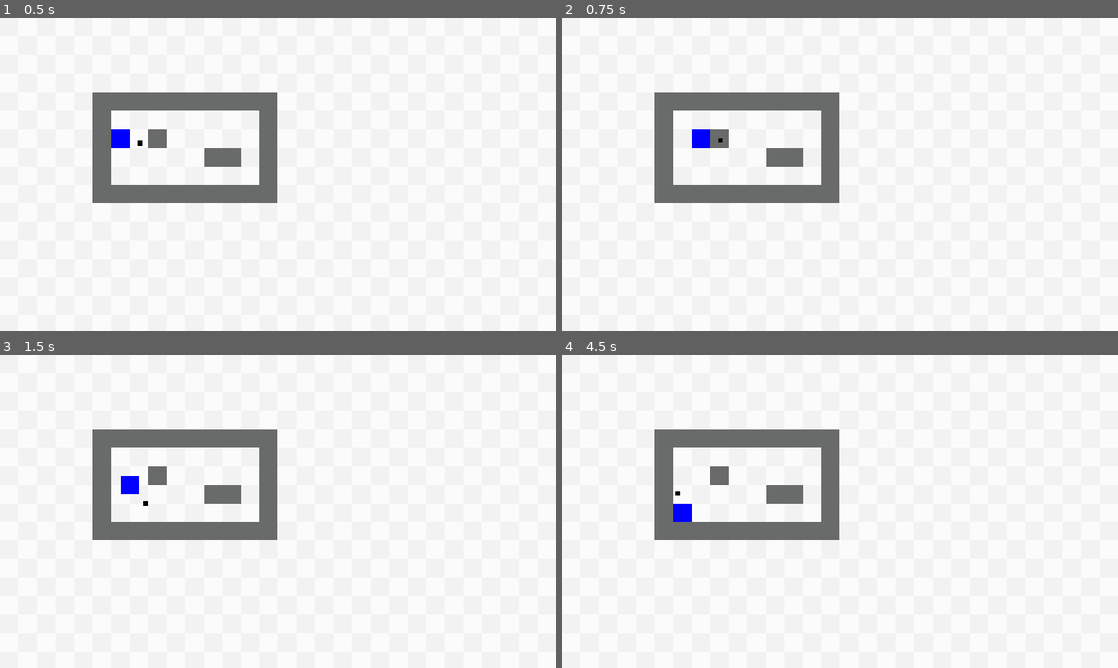
Above: before the commit, frames 1-4 (two rows, left to right).
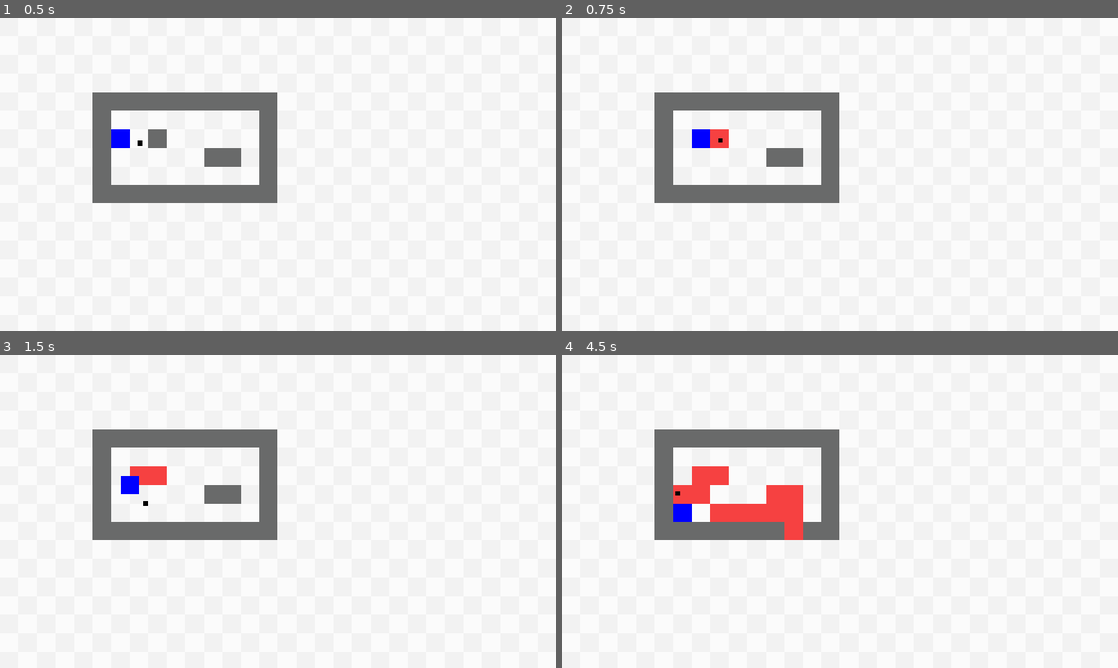
Above: after the commit, the same moments.

Repository: btoosey/Godot-Wild-Jam-99
Game: Godot game, scene res://scenes/main/main.tscn
Same seed, same stepped clock (60 frames per second), same inputs: the game is played once before the commit and once after it.
Inputs (mouse positions are in pixels of both pictures, inside the frame that each line leads up to):
- Up to frame 1 (0.5 s): no input
- Up to frame 2 (0.75 s): tap Enter at 0.5 s; move the mouse to (962, 158) at 0.52 s; press the mouse at (962, 158) at 0.53 s; hold D (player_right) from 0.53 s (still down)
- Up to frame 3 (1.5 s): tap Space at 1.25 s; move the mouse to (166, 527) at 1.27 s; release D (player_right) at 1.28 s; release the mouse at (166, 527) at 1.28 s; hold S (player_down) from 1.28 s (still down); tap Q (undo) at 1.35 s
- Up to frame 4 (4.5 s): click (728, 527) at 1.55 s; move the mouse to (895, 442) at 2.02 s; release S (player_down) at 2.03 s; press the mouse at (895, 442) at 2.03 s; hold D (player_right) 2.03-2.78 s; move the mouse to (812, 574) at 2.77 s; release the mouse at (812, 574) at 2.78 s; hold W (player_up) 2.78-3.53 s; click (812, 574) at 2.85 s; tap Enter at 3.5 s; move the mouse to (1006, 558) at 3.52 s; hold Q (undo) 3.53-4.28 s; hold A (player_left) from 3.53 s (still down); click (1006, 558) at 3.8 s; move the mouse to (673, 464) at 4.27 s; click (673, 464) at 4.35 s

Frame 1 is identical in both runs. In frame 2, 0.2% of the frame differs, in the area x 26-30%, y 35-42%; in frame 3, 0.4%; in frame 4, 2.3%, in the area x 20-44%, y 35-60%.

Commit message:
ADD: player can paint onto the paint tilemaplayer

Diff:
--- a/project.godot
+++ b/project.godot
@@ -76,6 +76,11 @@
 "events": [Object(InputEventKey,"resource_local_to_scene":false,"resource_name":"","device":-1,"window_id":0,"alt_press …(192 unchanged characters)…
 ]
 }
+paint={
+"deadzone": 0.2,
+"events": [Object(InputEventMouseButton,"resource_local_to_scene":false,"resource_name":"","device":-1,"window_id":0,"alt_pressed":false,"shift_pressed":false,"ctrl_pressed":false,"meta_pressed":false,"button_mask":1,"position":Vector2(216, 13),"global_position":Vector2(225, 61),"factor":1.0,"button_index":1,"canceled":false,"pressed":true,"double_click":false,"script":null)
+]
+}
 
 [physics]
 
--- a/scenes/main/main.tscn
+++ b/scenes/main/main.tscn
@@ -7,6 +7,7 @@
 [ext_resource type="Texture2D" uid="uid://cxj6v60nvfgg8" path="res://assets/tilemaps/walls/wall.png" id="3_b1x3f"]
 [ext_resource type="PackedScene" uid="uid://clr7o1uy75b3p" path="res://scenes/player/player.tscn" id="3_yyfjg"]
 [ext_resource type="Script" uid="uid://ss022f3gt6p5" path="res://scripts/state_machines/game_state_machine/game_states/play_state.gd" id="4_6q06x"]
+[ext_resource type="Texture2D" uid="uid://ckdspsqjtskfp" path="res://assets/tilemaps/paint/paint.png" id="4_blune"]
 [ext_resource type="Script" uid="uid://b2j0u8g8idf04" path="res://scripts/ui/pause_menu/pause_menu.gd" id="6_ow5a4"]
 [ext_resource type="Texture2D" uid="uid://dvabdun4d0cbo" path="res://assets/tilemaps/ground/ground.png" id="7_hujxm"]
 [ext_resource type="Script" uid="uid://eau5olradqj8" path="res://scripts/components/level_log/level_log.gd" id="10_a8run"]
@@ -34,6 +35,15 @@
 custom_data_layer_0/type = 1
 sources/1 = SubResource("TileSetAtlasSource_a8run")
 
+[sub_resource type="TileSetAtlasSource" id="TileSetAtlasSource_th5th"]
+texture = ExtResource("4_blune")
+texture_region_size = Vector2i(32, 32)
+0:0/0 = 0
+
+[sub_resource type="TileSet" id="TileSet_ypy33"]
+tile_size = Vector2i(32, 32)
+sources/0 = SubResource("TileSetAtlasSource_th5th")
+
 [sub_resource type="Gradient" id="Gradient_ecg72"]
 colors = PackedColorArray(0.6127906, 0.4126015, 0.42459592, 1, 0.3760335, 0.4925661, 0.7094867, 1)
 
@@ -57,12 +67,22 @@
 tile_set = SubResource("TileSet_lynmg")
 metadata/_edit_lock_ = true
 
+[node name="Paint" type="TileMapLayer" parent="Tilemaps" unique_id=117412416]
+tile_set = SubResource("TileSet_ypy33")
+metadata/_edit_lock_ = true
+
 [node name="Player" parent="." unique_id=1106888986 instance=ExtResource("3_yyfjg")]
 position = Vector2(208, 208)
 
 [node name="GridMover" parent="Player" index="2" unique_id=1246385282 node_paths=PackedStringArray("ground", "walls")]
 ground = NodePath("../../Tilemaps/Ground")
 walls = NodePath("../../Tilemaps/Walls")
+
+[node name="Paintbrush" parent="." unique_id=677155198 node_paths=PackedStringArray("player") instance=ExtResource("11_ouso4")]
+player = NodePath("../Player")
+
+[node name="OrbiterComponent" parent="Paintbrush" index="1" unique_id=1447300622 node_paths=PackedStringArray("player")]
+player = NodePath("../../Player")
 
 [node name="GameStateMachine" type="Node" parent="." unique_id=1331143807 node_paths=PackedStringArray("initial_state")]
 script = ExtResource("1_hyk8p")
@@ -216,12 +236,6 @@
 [node name="LevelLog" type="Node" parent="." unique_id=654758267]
 script = ExtResource("10_a8run")
 
-[node name="Paintbrush" parent="." unique_id=677155198 instance=ExtResource("11_ouso4")]
-
-[node name="OrbiterComponent" parent="Paintbrush" index="1" unique_id=1447300622 node_paths=PackedStringArray("player")]
-player = NodePath("../../Player")
-orbit_distance = null
-
 [connection signal="pressed" from="MainMenu/MainMenuButtons/StartGame" to="MainMenu" method="_on_start_game_pressed"]
 [connection signal="pressed" from="PauseMenu/VBoxContainer/ResumeButton" to="PauseMenu" method="_on_resume_button_pressed"]
 [connection signal="value_changed" from="PauseMenu/VBoxContainer/AudioSliders/MasterSlider/MasterSlider" to="PauseMenu" method="_on_master_slider_value_changed"]
--- a/scenes/paintbrush/paintbrush.gd
+++ b/scenes/paintbrush/paintbrush.gd
@@ -1 +1,43 @@
 class_name Paintbrush extends Node2D
+
+@export var player: Player
+
+@onready var walls: TileMapLayer = $"../Tilemaps/Walls"
+@onready var paint: TileMapLayer = $"../Tilemaps/Paint"
+
+var current_cell: Vector2i = Vector2i.ZERO
+var paint_button_held: bool = false
+
+func _process(_delta: float) -> void:
+	var hovered_cell: Vector2i = paint.local_to_map(paint.to_local(global_position))
+
+	if hovered_cell == current_cell:
+		return
+	else:
+		current_cell = hovered_cell
+		try_paint()
+
+
+func _input(event: InputEvent) -> void:
+	if event.is_action_pressed("paint"):
+		paint_button_held = true
+		try_paint()
+
+	if event.is_action_released("paint"):
+		paint_button_held = false
+
+
+func try_paint() -> void:
+	if not paint_button_held:
+		return
+
+	if can_paint(current_cell):
+		paint.set_cell(current_cell, 0, Vector2i.ZERO)
+		print("painted: ", current_cell)
+
+
+func can_paint(cell: Vector2i) -> bool:
+	if paint.get_cell_tile_data(cell):
+		return false
+
+	return true
Binary file added: assets/tilemaps/paint/paint.png
Not shown, added: assets/tilemaps/paint/paint.png.import
